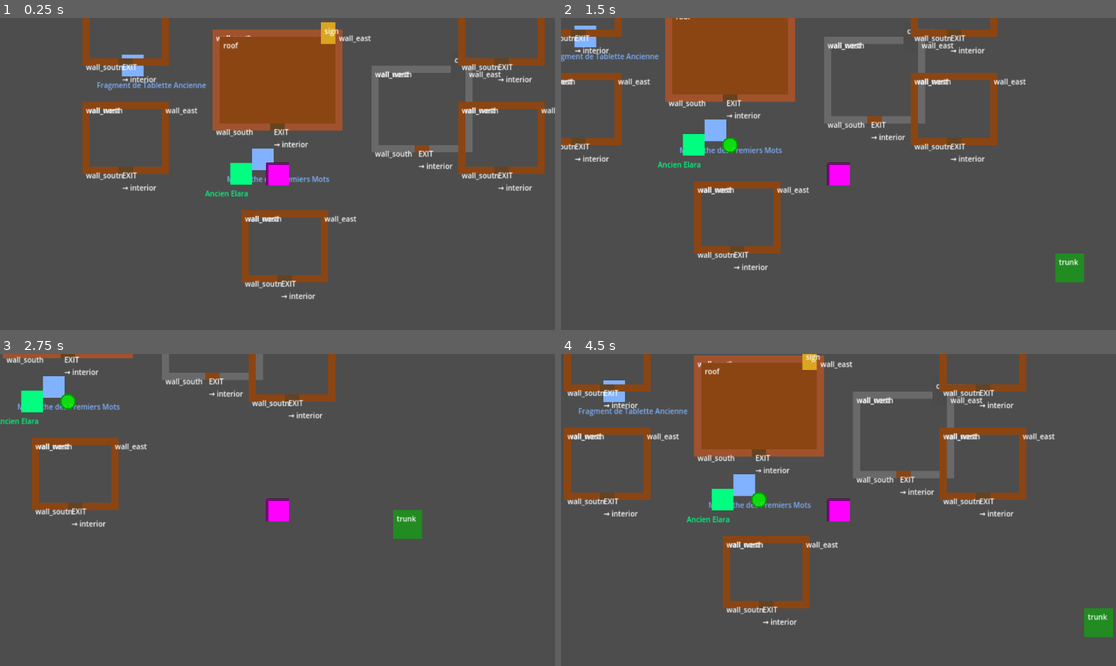
Above: before the commit, frames 1-4 (two rows, left to right).
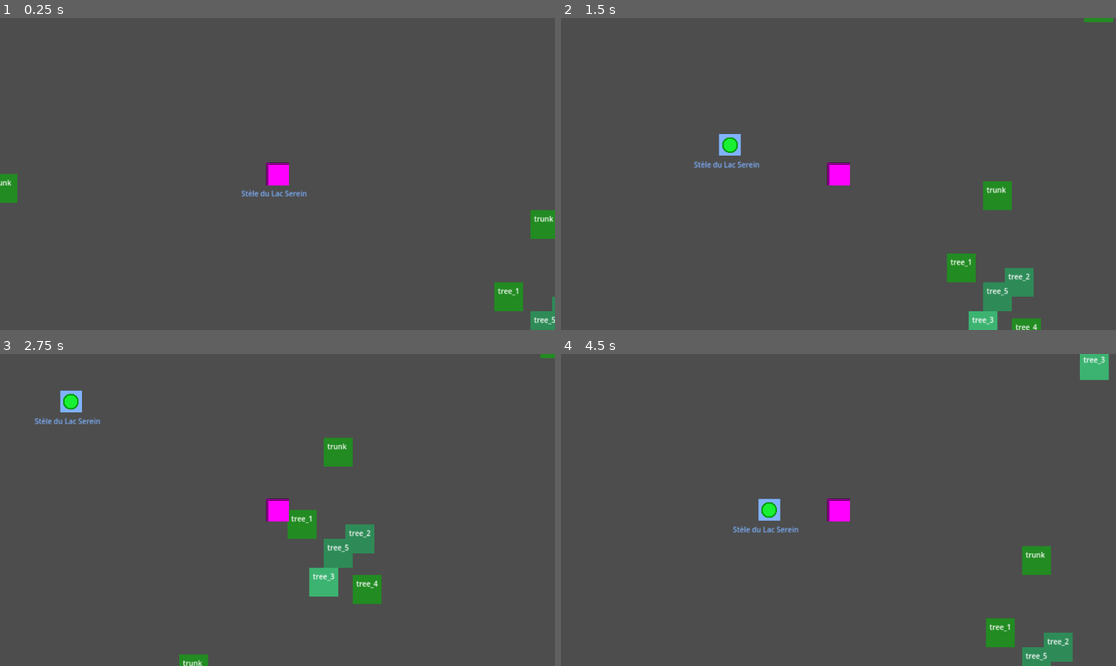
Above: after the commit, the same moments.

Repository: RomainMechain/Arthesia-Test-V2
Game: Godot game, scene res://viewer/ZoneViewer.tscn
The game is run twice, just before and just after one commit, with the same random seed, the same clock (stepped at 60 frames per second) and the same inputs. The project has no main scene, so this scene is started directly.
Inputs:
- Up to frame 1 (0.25 s): no input
- Up to frame 2 (1.5 s): tap Enter at 0.5 s; hold Right (ui_right) 0.53-1.28 s; hold Down (ui_down) from 1.28 s (still down)
- Up to frame 3 (2.75 s): release Down (ui_down) at 2.03 s; hold Right (ui_right) from 2.03 s (still down)
- Up to frame 4 (4.5 s): release Right (ui_right) at 2.78 s; hold Up (ui_up) 2.78-3.53 s; hold Left (ui_left) from 3.53 s (still down)

The runs differ from the first frame. In frame 1, 19% of the frame differs, in the area x 0-100%, y 0-100%; in frame 2, 17%; in frame 3, 8.4%; in frame 4, 20%.

Commit message:
Ptit kif avec une zone de foret

Diff:
--- /dev/null
+++ b/test/foret.json
@@ -0,0 +1,258 @@
+{
+  "id": "floor1_zone_foret_elucidator",
+  "name": "Les Bois de l'Éveil",
+  "floor_id": 1,
+  "theme_tags": [
+    "forest",
+    "lake",
+    "quest",
+    "architects",
+    "mystery"
+  ],
+  "level_range": [
+    1,
+    5
+  ],
+  "description": "Dans les profondeurs verdoyantes de l'Étage 1 s'étend une clairière mystique, traversée par un sentier ancestral. En son cœur, un lac serein abrite une stèle énigmatique, murmure d'un pouvoir oublié et d'une lame sacrée nommée Elucidator, attendant d'être découverte.",
+  "size": [
+    1500,
+    1000
+  ],
+  "spawn_points": {
+    "default": [
+      750,
+      500
+    ],
+    "entrance_north": [
+      750,
+      100
+    ],
+    "entrance_south": [
+      750,
+      900
+    ]
+  },
+  "prefab_instances": [
+    {
+      "prefab_id": "tree_cluster_5",
+      "instance_id": "tree_cluster_001",
+      "position": [
+        150,
+        150
+      ],
+      "rotation": 0,
+      "scale": 1.0,
+      "overrides": {}
+    },
+    {
+      "prefab_id": "tree_cluster_5",
+      "instance_id": "tree_cluster_002",
+      "position": [
+        1150,
+        200
+      ],
+      "rotation": 0,
+      "scale": 1.0,
+      "overrides": {}
+    },
+    {
+      "prefab_id": "tree_cluster_5",
+      "instance_id": "tree_cluster_003",
+      "position": [
+        250,
+        750
+      ],
+      "rotation": 0,
+      "scale": 1.0,
+      "overrides": {}
+    },
+    {
+      "prefab_id": "tree_cluster_5",
+      "instance_id": "tree_cluster_004",
+      "position": [
+        1050,
+        650
+      ],
+      "rotation": 0,
+      "scale": 1.0,
+      "overrides": {}
+    },
+    {
+      "prefab_id": "tree_oak",
+      "instance_id": "tree_oak_001",
+      "position": [
+        100,
+        450
+      ],
+      "rotation": 0,
+      "scale": 1.0,
+      "overrides": {}
+    },
+    {
+      "prefab_id": "tree_oak",
+      "instance_id": "tree_oak_002",
+      "position": [
+        1400,
+        400
+      ],
+      "rotation": 0,
+      "scale": 1.0,
+      "overrides": {}
+    },
+    {
+      "prefab_id": "tree_oak",
+      "instance_id": "tree_oak_003",
+      "position": [
+        500,
+        100
+      ],
+      "rotation": 0,
+      "scale": 1.0,
+      "overrides": {}
+    },
+    {
+      "prefab_id": "tree_oak",
+      "instance_id": "tree_oak_004",
+      "position": [
+        950,
+        120
+      ],
+      "rotation": 0,
+      "scale": 1.0,
+      "overrides": {}
+    },
+    {
+      "prefab_id": "tree_oak",
+      "instance_id": "tree_oak_005",
+      "position": [
+        450,
+        880
+      ],
+      "rotation": 0,
+      "scale": 1.0,
+      "overrides": {}
+    },
+    {
+      "prefab_id": "tree_oak",
+      "instance_id": "tree_oak_006",
+      "position": [
+        900,
+        850
+      ],
+      "rotation": 0,
+      "scale": 1.0,
+      "overrides": {}
+    },
+    {
+      "prefab_id": "tree_oak",
+      "instance_id": "tree_oak_007",
+      "position": [
+        350,
+        500
+      ],
+      "rotation": 0,
+      "scale": 1.0,
+      "overrides": {}
+    },
+    {
+      "prefab_id": "tree_oak",
+      "instance_id": "tree_oak_008",
+      "position": [
+        1100,
+        550
+      ],
+      "rotation": 0,
+      "scale": 1.0,
+      "overrides": {}
+    }
+  ],
+  "elements": [
+    {
+      "element_type": "wall",
+      "id": "wall_north",
+      "position": [
+        0,
+        0
+      ],
+      "size": [
+        1500,
+        50
+      ],
+      "wall_type": "stone",
+      "color": "#808080"
+    },
+    {
+      "element_type": "wall",
+      "id": "wall_south",
+      "position": [
+        0,
+        950
+      ],
+      "size": [
+        1500,
+        50
+      ],
+      "wall_type": "stone",
+      "color": "#808080"
+    },
+    {
+      "element_type": "wall",
+      "id": "wall_west",
+      "position": [
+        0,
+        0
+      ],
+      "size": [
+        50,
+        1000
+      ],
+      "wall_type": "stone",
+      "color": "#808080"
+    },
+    {
+      "element_type": "wall",
+      "id": "wall_east",
+      "position": [
+        1450,
+        0
+      ],
+      "size": [
+        50,
+        1000
+      ],
+      "wall_type": "stone",
+      "color": "#808080"
+    },
+    {
+      "element_type": "poi",
+      "poi_type": "lore_stone",
+      "id": "lore_elucidator_stele",
+      "position": [
+        750,
+        500
+      ],
+      "poi_name": "Stèle du Lac Serein",
+      "interaction_text": "Examiner",
+      "lore_text": "Ici, sous le voile des anciens, repose le murmure d'Elucidator. Seul un cœur pur, guidé par la lumière des Architectes, pourra déverrouiller son secret et révéler le chemin vers sa puissance. Cherchez la marque du Serpent Ailé dans les ruines oubliées.",
+      "lore_category": "architects"
+    },
+    {
+      "element_type": "poi",
+      "poi_type": "npc",
+      "id": "npc_old_hermit",
+      "position": [
+        300,
+        600
+      ],
+      "poi_name": "Ancien Gardien des Bois",
+      "interaction_text": "Parler",
+      "dialogues": [
+        "Beaucoup s'aventurent dans ces bois, cherchant des trésors...",
+        "La Stèle du Lac? Un secret ancien... On dit qu'elle parle d'une épée, Elucidator. Mais sa légende est voilée par le temps.",
+        "Les Architectes... Ils ont laissé tant de choses derrière eux, des énigmes pour ceux qui osent chercher."
+      ],
+      "quest_id": "",
+      "npc_type": "villager"
+    }
+  ]
+}
--- a/viewer/ZoneViewer.tscn
+++ b/viewer/ZoneViewer.tscn
@@ -4,7 +4,7 @@
 
 [node name="ZoneViewer" type="Node2D"]
 script = ExtResource("1_xnpw5")
-zone_json_path = "res://test/village_complet.json"
+zone_json_path = "res://test/foret.json"
 
 [node name="Camera2D" type="Camera2D" parent="."]
 enabled = false
